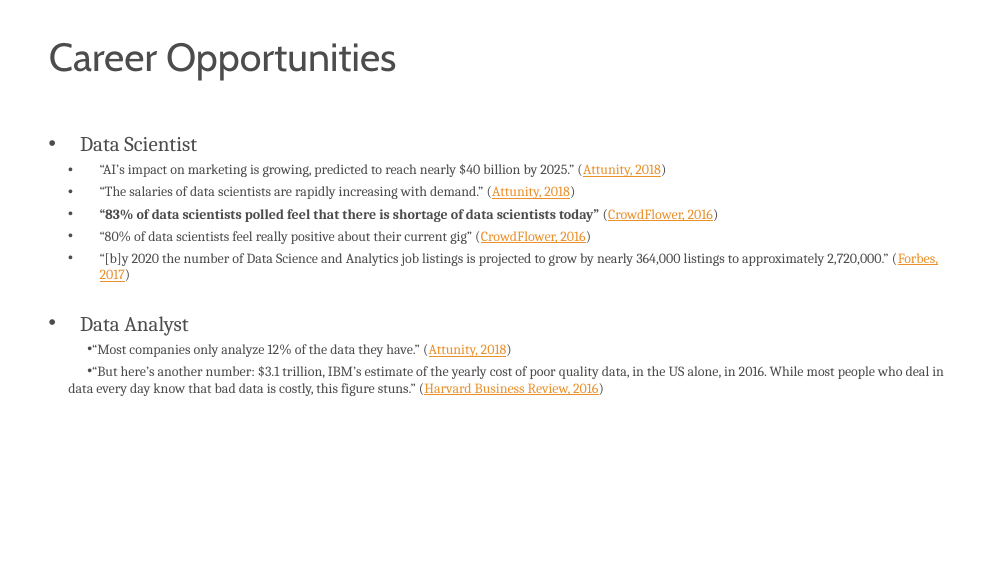
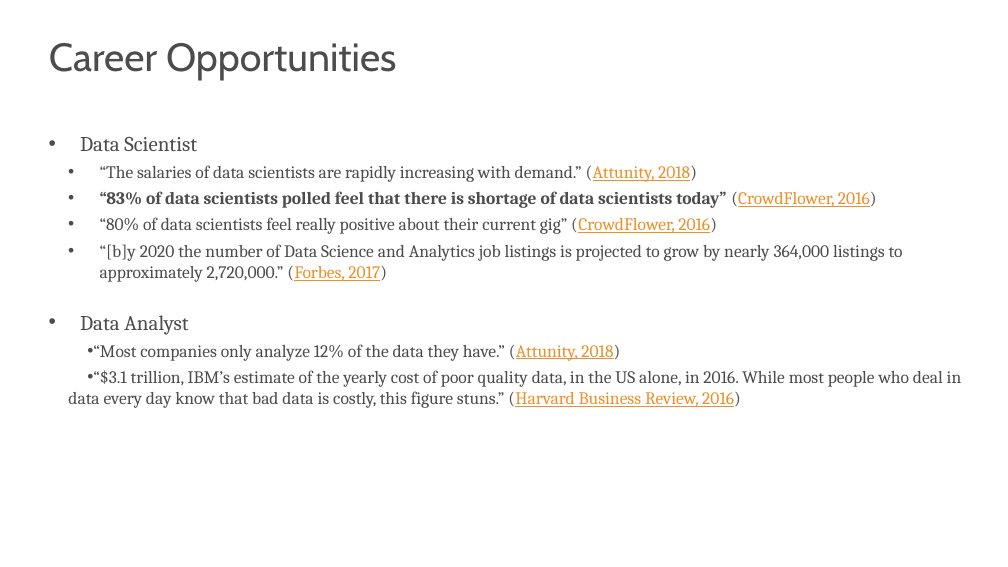
Before and after one commit to spencer-shadley/completed-class, a slide deck: slide 34 of 12-mysql/3-saturday-big-data-mysql/big-data/lecture.pptx. Drawn at 1008x567 pixels with LibreOffice and Linux fonts; fonts in the diff are those of the drawing; background and template pictures are left out. Boxes give left, top, right and bottom in pixels: in the first picture for what was removed or moved away, otherwise in the second. Text is boxed around its words. In the diff, an @@ line names an element or a change of style, - is before the commit and + after.

```diff
--- a/12-mysql/3-saturday-big-data-mysql/big-data/lecture.pptx
+++ b/12-mysql/3-saturday-big-data-mysql/big-data/lecture.pptx
@@ text at [93, 165, 903, 361]: size 16 to 20 pt in "“The salaries of data scientists are rapidly ...", "“83% of data scientists polled feel that ...", "“80% of data scientists feel really positive ...", "“[b]y 2020 the number of Data Science ..." and 1 more places @@
@@ text at [100, 164, 666, 177]: paragraph removed @@
-  • “AI’s impact on marketing is growing, predicted to reach nearly $40 billion by 2025.” (Attunity, 2018)
@@ text at [68, 370, 962, 408]: text changed; size 16 to 20 pt @@
-  • “But here’s another number: $3.1 trillion, IBM’s estimate of the yearly cost of poor quality data, in the US alone, in 2016. While most people who deal in data every day know that bad data is costly, this figure stuns.” (Harvard Business Review, 2016)
+  • “$3.1 trillion, IBM’s estimate of the yearly cost of poor quality data, in the US alone, in 2016. While most people who deal in data every day know that bad data is costly, this figure stuns.” (Harvard Business Review, 2016)
```
Also in this commit, not shown: 1 other slide changed, 2 other files.
